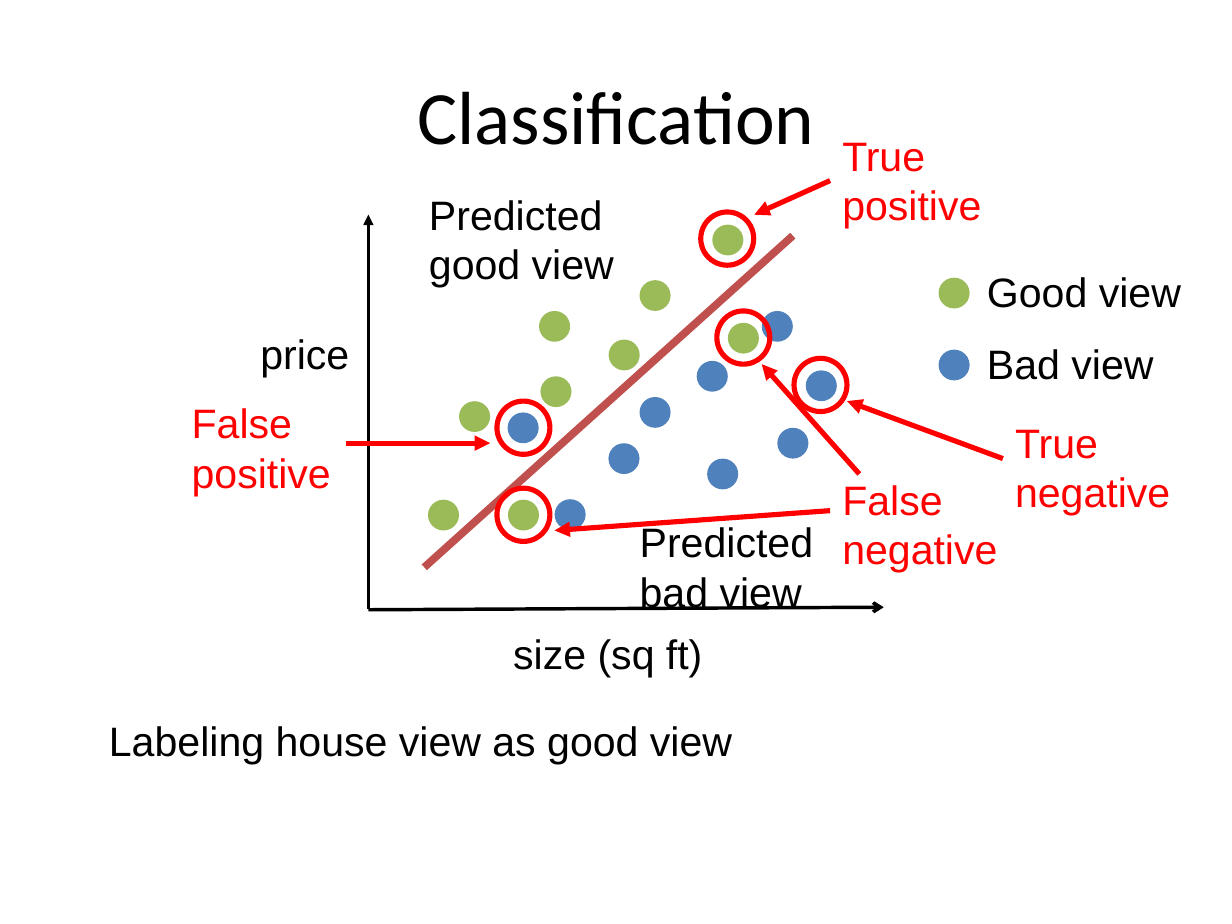
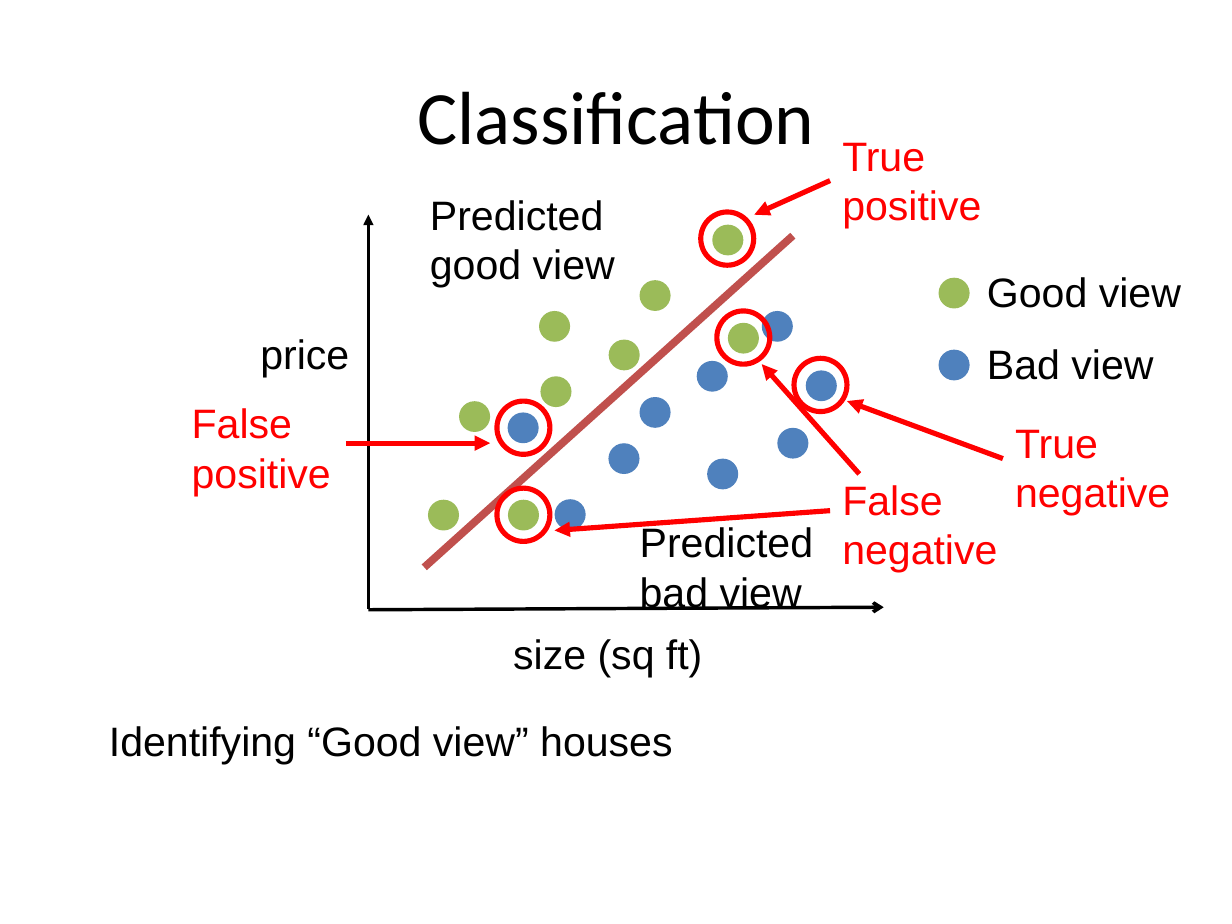
Before and after one commit to aloksharma1993/techfest-ml-tutorial, a slide deck: slide 16 of Techfest_ML.pptx (slide 15 before the commit). Drawn at 1232x924 pixels with LibreOffice and Linux fonts; fonts in the diff are those of the drawing. Boxes give left, top, right and bottom in pixels: in the first picture for what was removed or moved away, otherwise in the second. Text is boxed around its words. In the diff, an @@ line names an element or a change of style, - is before the commit and + after.

```diff
--- a/Techfest_ML.pptx
+++ b/Techfest_ML.pptx
@@ text at (109,726,672,764): text changed @@
-Labeling house view as good view
+Identifying “Good view” houses
```
Also in this commit, not shown: 4 other slides changed, 1 slide added.
